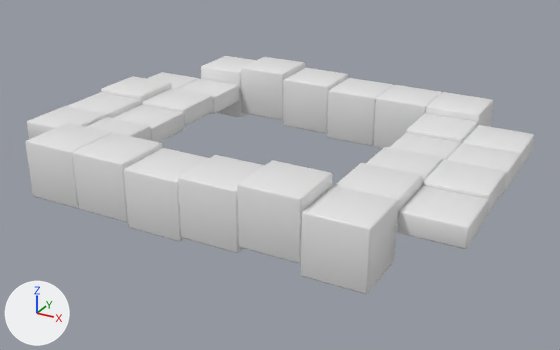
Renders of the FBX model Assets/Modelos/Trampas/trampilla piso 2.fbx from each side of a commit.
Camera for both pictures: a camera (50 mm lens) standing at (6.22, -11.24, 4.01) and looking at (0.14, -0.19, -1.52). The lights are fixed; the arrows at lower left show +X, +Y and +Z. Both versions are drawn at frame 20 of the action 'Scene'; the numbers are the values there.

In view in the first picture: '4x4 a', '4x4 a.001', '6x6 a'.
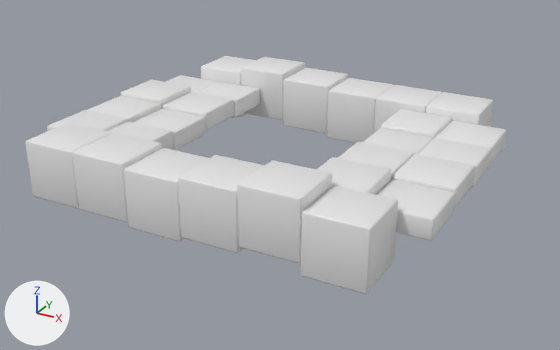
Commit message: Se incorporan las animaciones de la trampilla 2

The change, as JSON lines over the scene's bpy script:
```json
{"op": "set", "path": "ob_4x4_a.location", "old": "(-3.99, 0.0, -0.61)", "new": "(-3.5, 0.0, -0.61)"}
{"op": "set", "path": "ob_4x4_a_001.location", "old": "(3.97, 0.0, -0.71)", "new": "(3.49, 0.0, -0.71)"}
```

Changed parts and their boxes [x1, y1, x2, y2] in the pictures (560 x 350 px):
```json
{"object": "4x4 a.001", "change": "moved", "before": [334, 113, 534, 249], "after": [316, 109, 507, 241]}
{"object": "4x4 a", "change": "moved", "before": [27, 72, 240, 143], "after": [47, 75, 260, 151]}
```
